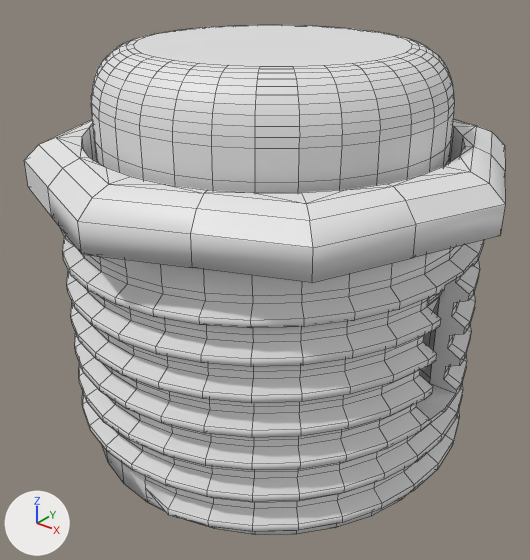
Two versions of the Blender file Pseudolusor digit/MX version/pseudolusor digit v3.blend, one commit apart.
One viewpoint serves both versions: a camera (50 mm lens) standing at (24.9, -31.8, 13.1) and looking at (0.2, -0.9, -6.0). Every picture has the same lights, and +X, +Y and +Z are marked at lower left. Mesh edges are drawn as thin lines. The same objects are shown in both versions, whatever each file hides.

Names of what the first picture shows: '24mm Barrel', '24mm Plunger with tabs'.
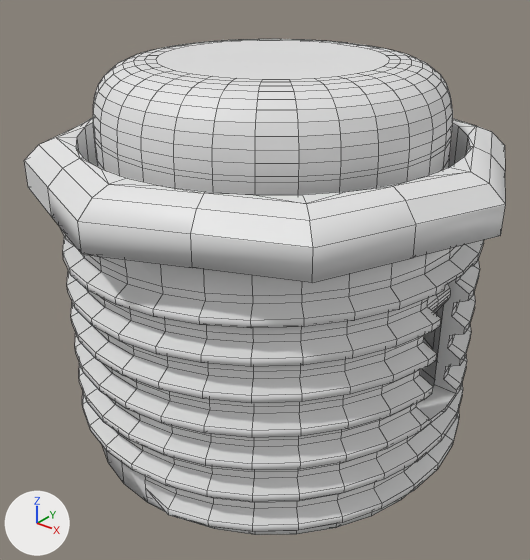
The edits, one by one:
me_circle_002 is used by ob_24mm_plunger_with_tabs; location (0.0, 0.0, 2.0).
me_circle_002 had 798 vertices, 742 faces and spanned x -10.4..10.4, y -9.7..9.7, z -8.0..5.5.
me_circle_002 now has 798 vertices, 742 faces and spans x -10.9..10.9, y -9.7..9.7, z -8.0..4.8.
me_circle_002 part 1: 352 of 798 vertices moved; they spanned x -9.7..9.7, y -9.7..9.7, z 2.5..5.5 and now span x -9.7..9.7, y -9.7..9.7, z 1.2..4.8; mean shift (0.0, 0.0, -0.8); largest move (5.1, -5.1, 5.5) -> (4.4, -4.4, 4.8).
me_circle_002 part 2: all 17 vertices in x 10.2..10.4, y -1.4..1.4, z -6.8..-6.2 are moved by (0.5, 0.0, 0.0).
me_circle_007 has 1466 vertices, 1424 faces and spans x -13.6..13.6, y -13.6..13.6, z -16.0..2.8.
me_circle_007 is used by ob_24mm_barrel; location (0.0, 0.0, 0.0).
me_circle_007 part 3: 38 of the vertices in x -10.4..10.4, y -10.4..10.4, z -12.0..-10.5 are scaled about their middle by (1.02, 1.02, 1).
me_circle_007 part 4: 33 of the vertices in x -10.4..10.4, y -10.4..10.4, z 2.7..2.8 are scaled about their middle by (1.02, 1.02, 1).
me_circle_007 part 5: 3 of the vertices in x 10.2..10.4, y -1.6..1.6, z -2.5 are scaled about their middle by (1.02, 1.02, 1).

Where the change shows, as pixel boxes [x1, y1, x2, y2] in the pictures (530 x 560 px; the box of a moved part takes in the faces that stretch with it):
'24mm Barrel', reshaped
    before: [24, 119, 506, 535]
    after: [24, 118, 506, 535]
'24mm Plunger with tabs', reshaped
    before: [91, 25, 455, 311]
    after: [93, 39, 453, 313]
part 1 of me_circle_002, moved or reshaped
    before: [91, 25, 455, 180]
    after: [93, 39, 453, 180]
part 2 of me_circle_002, moved or reshaped
    before: [427, 292, 441, 306]
    after: [427, 289, 450, 311]
part 3 of me_circle_007, moved or reshaped
    before: [416, 364, 455, 421]
    after: [416, 339, 455, 421]
part 4 of me_circle_007, moved or reshaped
    before: [44, 119, 476, 351]
    after: [44, 118, 476, 358]
part 5 of me_circle_007, moved or reshaped
    before: [430, 265, 473, 394]
    after: [434, 265, 473, 394]
